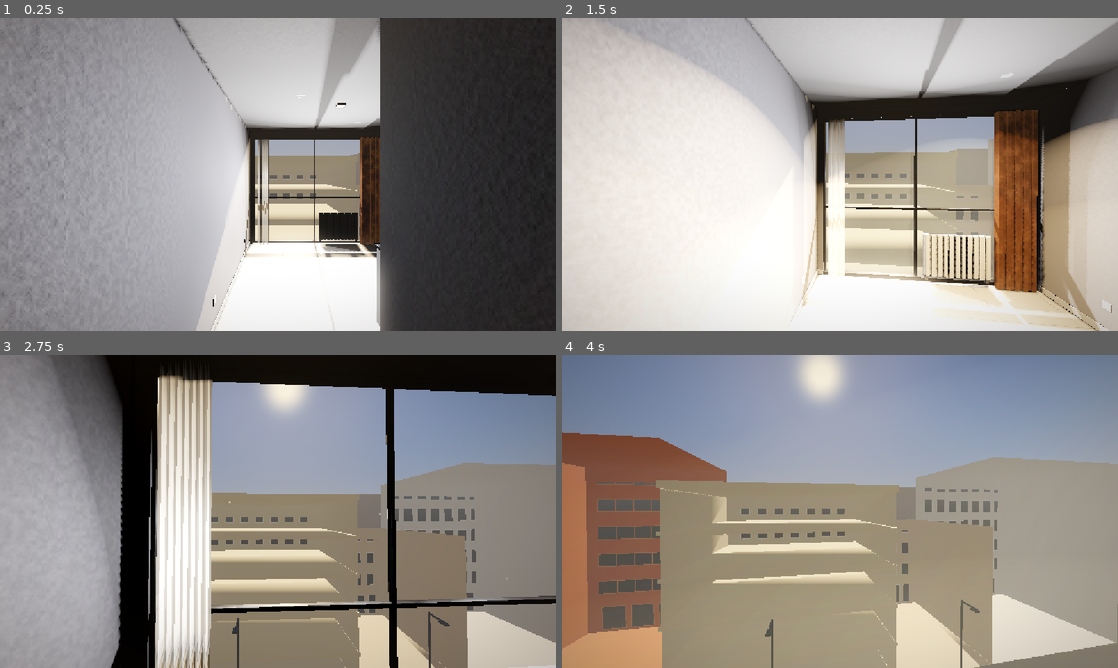
Above: before the commit, frames 1-4 (two rows, left to right).
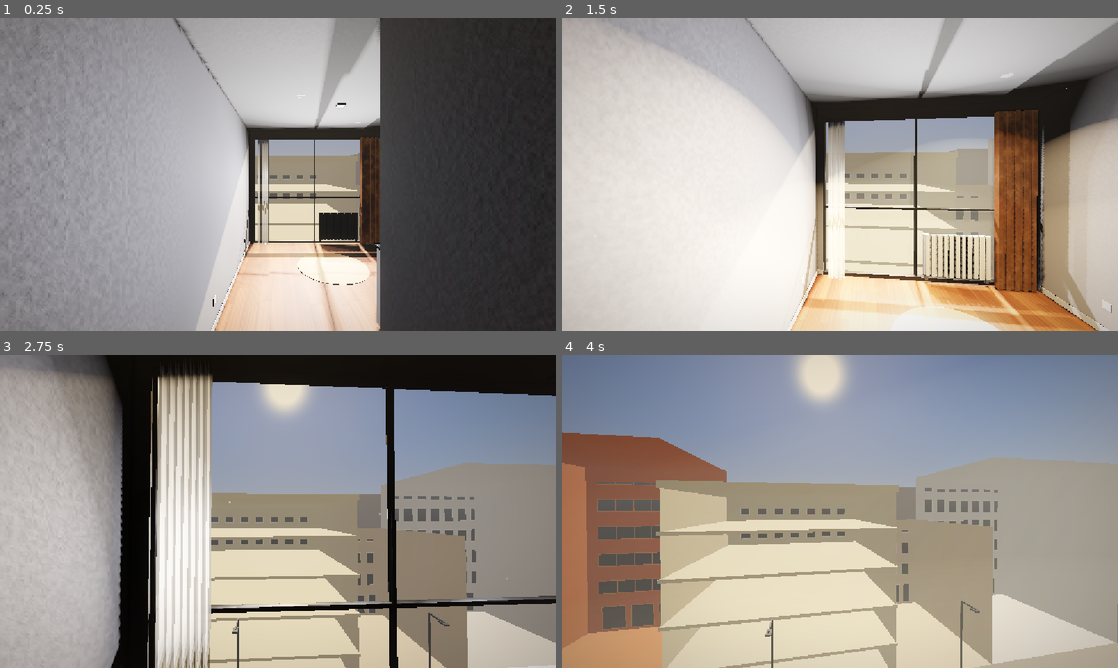
Above: after the commit, the same moments.

Repository: mertgurgenyatagi/NewRoomModel
Game: Godot game, scene res://main.tscn
Same seed, same stepped clock (60 frames per second), same inputs: the game is played once before the commit and once after it.
Inputs (mouse positions are in pixels of both pictures, inside the frame that each line leads up to):
- Up to frame 1 (0.25 s): no input
- Up to frame 2 (1.5 s): tap Enter at 0.5 s; move the mouse to (867, 174) at 0.52 s; hold W from 0.53 s (still down); tap L at 0.6 s; click (867, 174) at 0.67 s; tap Space at 0.77 s; move the mouse to (812, 174) at 1.27 s; tap Shift at 1.35 s
- Up to frame 3 (2.75 s): keep holding W; tap Space at 1.52 s; move the mouse to (289, 505) at 2.02 s; tap L at 2.1 s
- Up to frame 4 (4 s): keep holding W; move the mouse to (834, 517) at 2.77 s; tap Shift at 2.85 s; click (834, 517) at 2.92 s; tap Space at 3.02, 3.77 s; move the mouse to (878, 514) at 3.52 s; tap L at 3.6 s

The runs differ from the first frame. In frame 1, 7.3% of the frame differs, in the area x 38-70%, y 24-100%; in frame 2, 8.2%; in frame 3, 15%; in frame 4, 17%, in the area x 17-100%, y 42-100%.

Commit message:
Add dark vinyl floor and round rug, soften the sun, start full screen
- vinyl_wood shader: matte dark-walnut oak-print sheet vinyl with printed joints
  and staggered planks, replacing the tile floor in the Godot walkthrough
- rug shader and main.gd: round 120 cm braided-look rug from a product photo
- softer sun (bigger disc, blurrier shadows, one cascade) so no cascade seam
  shows on the floor, a bit more ambient light, flat contrast
- start the game full screen
- fix export_to_godot.py: a trailing comment on the Floor entry swallowed the
  Wall, Ceiling and Soffit colours; re-export room.glb with the dark floor colour

Co-Authored-By: Claude Sonnet 5 <noreply@anthropic.com>

Diff:
--- a/room-godot/main.gd
+++ b/room-godot/main.gd
@@ -14,6 +14,14 @@
 	"Fac_Pink": [Color("c98f78"), Color("e3b9a5"), Vector2(2.2, 3.0), Vector2(1.1, 1.8)],
 }
 
+# The rug: a round 120 cm braided-look rug (product photo in RUG_TEXTURE), centre on the floor in Godot X, Z, in metres.
+# It sits in the open floor in front of the counter. The earlier striped rectangle used assets/rug.png at 1.165 x 1.7 m.
+const RUG_TEXTURE := "res://assets/rug_round.png"
+const RUG_CENTER := Vector2(1.6, -4.05)
+const RUG_DIAMETER := 1.2
+const RUG_THICKNESS := 0.008
+const RUG_RING_PITCH := 0.007 # metres between the concentric ridges
+
 @onready var room: Node3D = $Room
 @onready var lights: Node3D = $ElectricLights
 
@@ -22,6 +30,7 @@
 
 func _ready() -> void:
 	_build_shared_materials()
+	_build_rug()
 	for n in room.find_children("*", "MeshInstance3D", true, false):
 		var mesh_node := n as MeshInstance3D
 		_apply_materials(mesh_node)
@@ -52,7 +61,8 @@
 	_shared["Soffit"] = _shared["Ceiling"]
 	_shared["Door"] = _shader_mat("res://shaders/door.gdshader", {})
 	_shared["CounterTop"] = _shader_mat("res://shaders/counter_top.gdshader", {})
-	_shared["Floor"] = _shader_mat("res://floor_tiles.gdshader", {})
+	# Rolled oak-print vinyl laid over the old tile. The tile shader is kept in floor_tiles.gdshader for comparison.
+	_shared["Floor"] = _shader_mat("res://shaders/vinyl_wood.gdshader", {})
 
 	var satin := "res://shaders/satin.gdshader"
 	# Painted / enamelled / lacquered surfaces (colour, roughness, smudge variation, clearcoat)
@@ -69,6 +79,32 @@
 	_shared["Frame"] = _shader_mat(satin, {"albedo": Color("26272a"), "roughness": 0.38, "rough_var": 0.08, "metallic": 0.55})
 	# Fabric
 	_shared["Curtain"] = _shader_mat(satin, {"albedo": Color("4a3225"), "roughness": 0.95, "rough_var": 0.05, "sheen": 0.22, "weave": 0.3, "bump_strength": 0.0006, "specular": 0.15})
+
+
+func _build_rug() -> void:
+	if not FileAccess.file_exists(RUG_TEXTURE):
+		return
+	# Loaded as a raw image so it gets mipmaps (no shimmer at a distance) and needs no editor import.
+	var img := Image.load_from_file(RUG_TEXTURE)
+	img.generate_mipmaps()
+	var disc := CylinderMesh.new()
+	disc.top_radius = RUG_DIAMETER * 0.5
+	disc.bottom_radius = RUG_DIAMETER * 0.5
+	disc.height = RUG_THICKNESS
+	disc.radial_segments = 96
+	disc.rings = 1
+	var rug := MeshInstance3D.new()
+	rug.name = "Rug"
+	rug.mesh = disc
+	rug.material_override = _shader_mat("res://shaders/rug.gdshader", {
+		"albedo_tex": ImageTexture.create_from_image(img),
+		"rug_center": RUG_CENTER,
+		"rug_size": Vector2(RUG_DIAMETER, RUG_DIAMETER),
+		"ring_pitch": RUG_RING_PITCH,
+	})
+	rug.position = Vector3(RUG_CENTER.x, RUG_THICKNESS * 0.5, RUG_CENTER.y)
+	rug.cast_shadow = GeometryInstance3D.SHADOW_CASTING_SETTING_OFF
+	add_child(rug)
 
 
 func _apply_materials(mesh_node: MeshInstance3D) -> void:
--- a/room-godot/main.tscn
+++ b/room-godot/main.tscn
@@ -22,7 +22,7 @@
 sky = SubResource("sky")
 ambient_light_source = 2
 ambient_light_color = Color(0.93, 0.9, 0.87, 1)
-ambient_light_energy = 0.5
+ambient_light_energy = 0.6
 tonemap_mode = 2
 tonemap_white = 6.0
 ssao_enabled = true
@@ -51,7 +51,7 @@
 volumetric_fog_ambient_inject = 0.1
 volumetric_fog_sky_affect = 0.1
 adjustment_enabled = true
-adjustment_contrast = 1.06
+adjustment_contrast = 1.0
 adjustment_saturation = 1.05
 
 [sub_resource type="CameraAttributesPractical" id="cam_attr"]
@@ -113,13 +113,13 @@
 
 [node name="Sun" type="DirectionalLight3D" parent="."]
 light_color = Color(1, 0.88, 0.7, 1)
-light_energy = 2.0
-light_angular_distance = 1.6
+light_energy = 1.7
+light_angular_distance = 3.5
 light_volumetric_fog_energy = 2.0
 shadow_enabled = true
-shadow_blur = 1.5
-directional_shadow_mode = 1
-directional_shadow_max_distance = 25.0
+shadow_blur = 2.5
+directional_shadow_mode = 0
+directional_shadow_max_distance = 12.0
 
 [node name="SkyFill" type="Node3D" parent="."]
 
--- a/room-godot/project.godot
+++ b/room-godot/project.godot
@@ -23,6 +23,7 @@
 
 [display]
 
+window/size/mode=3
 window/stretch/mode="canvas_items"
 window/stretch/aspect="expand"
 
--- /dev/null
+++ b/room-godot/shaders/rug.gdshader
@@ -0,0 +1,54 @@
+shader_type spatial;
+// Low-pile machine-made rug: the product photo (top-down) mapped from world position, so the mesh needs no UVs.
+// Top face gets the photo, a soft fabric sheen, a fibre bump taken from the photo's own brightness and, if ring_pitch > 0,
+// fine concentric ridges (a round braided-look rug). The sides get the edge colour.
+
+uniform sampler2D albedo_tex : source_color, filter_linear_mipmap_anisotropic, repeat_disable;
+uniform vec3 edge_color : source_color = vec3(0.6, 0.46, 0.3);
+uniform vec2 rug_center = vec2(1.6, -4.05); // world X, Z of the rug centre
+uniform vec2 rug_size = vec2(1.2, 1.2);     // width along X, length along Z (metres) that the photo covers
+uniform float bump_strength = 0.0007;       // bump height in metres per unit of brightness
+uniform float sheen = 0.15;
+uniform float ring_pitch = 0.0;             // metres between concentric ridges, 0 = none
+uniform float ring_amount = 0.9;            // ridge height, in the same units as brightness
+uniform float ring_shade = 0.05;            // how much the ridges darken and lighten the colour
+
+varying vec3 wpos;
+varying vec3 wnorm;
+
+void vertex() {
+	wpos = (MODEL_MATRIX * vec4(VERTEX, 1.0)).xyz;
+	wnorm = normalize((MODEL_MATRIX * vec4(NORMAL, 0.0)).xyz);
+}
+
+void fragment() {
+	float top = step(0.5, wnorm.y);
+	vec2 uv = clamp((wpos.xz - rug_center) / rug_size + 0.5, vec2(0.0), vec2(1.0));
+	vec3 tex = texture(albedo_tex, uv).rgb;
+
+	// Concentric ridges, zero-mean and faded out when one pixel covers about a ridge, so nothing shimmers in the distance.
+	float ring = 0.0;
+	if (ring_pitch > 0.0) {
+		float footprint = length(fwidth(wpos));
+		float r = length(wpos.xz - rug_center);
+		ring = sin(r / ring_pitch * 6.2831853) * (1.0 - smoothstep(0.3 * ring_pitch, 0.8 * ring_pitch, footprint)) * top;
+	}
+
+	ALBEDO = mix(edge_color, tex * (1.0 + ring_shade * ring), top);
+	ROUGHNESS = 0.95;
+	SPECULAR = 0.2;
+	RIM = sheen * top;
+	RIM_TINT = 0.6;
+
+	// Screen-space bump mapping (Mikkelsen) from the photo's brightness and the ridges
+	float h = dot(tex, vec3(0.299, 0.587, 0.114)) * top + ring * ring_amount;
+	vec3 dpdx = dFdx(VERTEX);
+	vec3 dpdy = dFdy(VERTEX);
+	float dhx = dFdx(h);
+	float dhy = dFdy(h);
+	vec3 r1 = cross(dpdy, NORMAL);
+	vec3 r2 = cross(NORMAL, dpdx);
+	float det = dot(dpdx, r1);
+	vec3 grad = sign(det) * (dhx * r1 + dhy * r2);
+	NORMAL = normalize(abs(det) * NORMAL - bump_strength * grad);
+}
--- /dev/null
+++ b/room-godot/shaders/vinyl_wood.gdshader
@@ -0,0 +1,111 @@
+shader_type spatial;
+// Rolled vinyl sheet with an oak-plank print (muşamba): matte, embossed in register with the print.
+// Drawn from world position, so the floor meshes need no UVs. Planks run along Z, toward the window.
+//   - printed plank joints: a thin dark line with a shallow groove, not a real gap
+//   - each plank has its own tone and its own grain, and the print repeats every 7 rows x 5 planks like a real roll
+//   - one butt seam where the 3.0 m roll ends and a narrow filler strip runs to the far wall
+// Every high-frequency layer fades out with the pixel footprint (per axis) so nothing shimmers at a distance.
+
+uniform vec3 wood_light : source_color = vec3(0.60, 0.33, 0.19);   // dark reddish-brown walnut, matched to a "koyu kahve" reference photo
+uniform vec3 wood_dark : source_color = vec3(0.42, 0.21, 0.12);
+uniform vec3 groove_color : source_color = vec3(0.12, 0.06, 0.035);
+uniform float plank_width = 0.16;
+uniform float plank_length = 1.22;
+uniform float row_shift = 0.06;        // the roll is trimmed at the left wall, so the first row is a partial plank
+uniform float joint_width = 0.0021;    // printed joint line, metres
+uniform float seam_x = 100.0;          // outside the room = no seam (one roll covers it; the real room is 2.71 m wide, this model 3.11 m). Use 3.0 to show a 3 m roll plus an 11 cm filler strip
+uniform float seam_z_shift = 0.07;     // filler strip is cut from elsewhere on the roll, so its print is slightly out of register
+uniform float bump_strength = 0.0008;  // metres
+uniform float roughness_base = 0.6;
+
+varying vec3 wpos;
+
+float h21(vec2 p) {
+	p = fract(p * vec2(0.1031, 0.1030));
+	p += dot(p, p.yx + 33.33);
+	return fract((p.x + p.y) * p.x);
+}
+
+float n2(vec2 p) {
+	vec2 i = floor(p);
+	vec2 f = fract(p);
+	f = f * f * (3.0 - 2.0 * f);
+	return mix(mix(h21(i), h21(i + vec2(1.0, 0.0)), f.x), mix(h21(i + vec2(0.0, 1.0)), h21(i + vec2(1.0, 1.0)), f.x), f.y);
+}
+
+float fade(float freq, float footprint) {
+	return 1.0 - smoothstep(0.5 / freq, 1.5 / freq, footprint);
+}
+
+void vertex() {
+	wpos = (MODEL_MATRIX * vec4(VERTEX, 1.0)).xyz;
+}
+
+void fragment() {
+	// Pixel footprint on the floor, per axis: x is across the planks, z is along them.
+	float fpx = max(fwidth(wpos.x), 1e-5);
+	float fpz = max(fwidth(wpos.z), 1e-5);
+	float fp = max(fpx, fpz);
+
+	bool filler = wpos.x > seam_x;
+	float x = wpos.x + row_shift;
+	float z = -wpos.z + (filler ? seam_z_shift : 0.0);
+
+	// Plank layout: rows across, each row staggered by its own random offset along the length.
+	float row = floor(x / plank_width);
+	float a = x - row * plank_width;                       // 0..plank_width across the plank
+	float row_id = mod(row, 7.0);
+	float off = h21(vec2(row_id, 3.7)) * plank_length;
+	float pz = (z + off) / plank_length;
+	float pidx = floor(pz);
+	float b = (pz - pidx) * plank_length;                  // 0..plank_length along the plank
+	float seed = h21(vec2(row_id, mod(pidx, 5.0)) + 11.0);
+	float seed2 = h21(vec2(mod(pidx, 5.0), row_id) + 47.0);
+
+	// Distance to the nearest printed joint.
+	float e = min(min(a, plank_width - a), min(b, plank_length - b));
+	float jw = joint_width * 0.5;
+	float cov = min(1.0, joint_width / max(fp, 1e-4));    // a joint thinner than a pixel must not darken the whole pixel
+	float joint = (1.0 - smoothstep(jw, jw + max(fpx, 0.0004), e)) * cov;
+	float edge_mask = smoothstep(joint_width, joint_width * 5.0, e);
+
+	// Grain: stretched noise along the plank, warped so the streaks wander like flat-sawn oak.
+	float warp = n2(vec2(a * 5.0, b * 2.2) + seed * 31.0);
+	float ring_freq = 110.0 + seed2 * 110.0;               // different band spacing per plank, so no floor-wide corduroy
+	float ring = 0.5 + 0.5 * sin(a * ring_freq + warp * 4.5 + seed * 40.0);
+	ring = mix(0.5, ring, fade(ring_freq / 6.2832, fpx));
+	float fib1 = n2(vec2(a * 420.0, b * 14.0) + seed * 17.0);
+	fib1 = mix(0.5, fib1, fade(420.0, fpx));
+	float fib2 = n2(vec2(a * 1100.0, b * 40.0) + seed * 9.0);
+	fib2 = mix(0.5, fib2, fade(1100.0, fpx));
+	float broad = n2(vec2(a * 8.0, b * 1.3) + seed2 * 23.0);
+	float pore = smoothstep(0.78, 0.95, n2(vec2(a * 900.0, b * 70.0) + seed * 5.0)) * fade(900.0, fpx);
+
+	float grain = 0.10 * ring + 0.34 * fib1 + 0.14 * fib2 + 0.42 * broad;
+	float t = smoothstep(0.28, 0.72, grain);
+	vec3 wood = mix(wood_dark, wood_light, t);
+	wood *= 1.0 + (seed - 0.5) * 0.22;                     // plank-to-plank tone
+	wood = mix(wood, wood * vec3(1.05, 0.97, 0.9), seed2);  // some planks a touch warmer
+	wood *= 1.0 - pore * 0.22;
+
+	// Butt seam: a hairline, slightly darker than the printed joints.
+	float seam = (1.0 - smoothstep(0.0003, 0.0003 + max(fpx, 0.0004), abs(wpos.x - seam_x))) * min(1.0, 0.0006 / max(fpx, 1e-4));
+
+	vec3 col = mix(wood, groove_color, clamp(joint * 0.85 + seam * 0.9, 0.0, 1.0));
+	ALBEDO = col;
+	ROUGHNESS = clamp(roughness_base + (fib1 - 0.5) * 0.08 + joint * 0.15, 0.3, 1.0);
+	SPECULAR = 0.42;
+
+	// Emboss in register with the print: grain relief, joints as shallow grooves.
+	float h = mix(0.5, 0.35 * ring + 0.45 * fib1 + 0.2 * fib2, edge_mask);
+	h -= joint * 1.4 + seam * 1.0;
+	vec3 dpdx = dFdx(VERTEX);
+	vec3 dpdy = dFdy(VERTEX);
+	float dhx = dFdx(h);
+	float dhy = dFdy(h);
+	vec3 r1 = cross(dpdy, NORMAL);
+	vec3 r2 = cross(NORMAL, dpdx);
+	float det = dot(dpdx, r1);
+	vec3 grad = sign(det) * (dhx * r1 + dhy * r2);
+	NORMAL = normalize(abs(det) * NORMAL - bump_strength * grad);
+}
Binary file changed: room-godot/assets/room.glb
Binary file added: room-godot/assets/rug.png
Not shown, added: room-godot/assets/rug.png.import
Binary file added: room-godot/assets/rug_round.png
Not shown, added: room-godot/assets/rug_round.png.import
Not shown, added: room-godot/shaders/rug.gdshader.uid
Not shown, added: room-godot/shaders/vinyl_wood.gdshader.uid
Not shown, added: new-rug.png
Not shown, added: rug-model.webp
Not shown, changed: tools/export_to_godot.py
